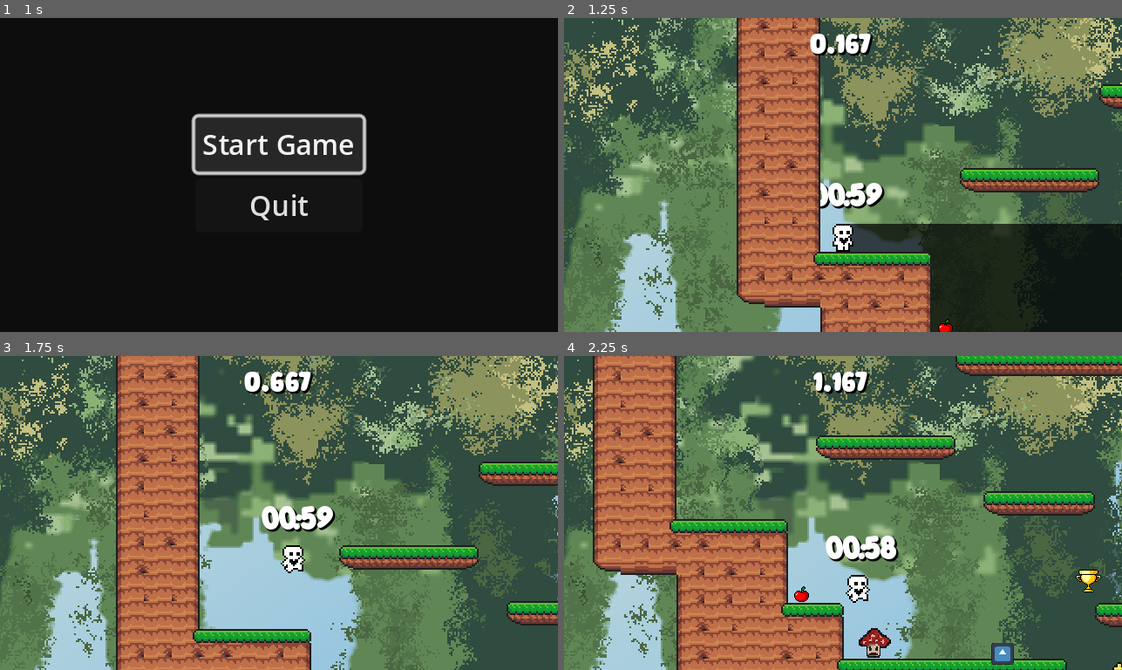
Above: before the commit, frames 1-4 (two rows, left to right).
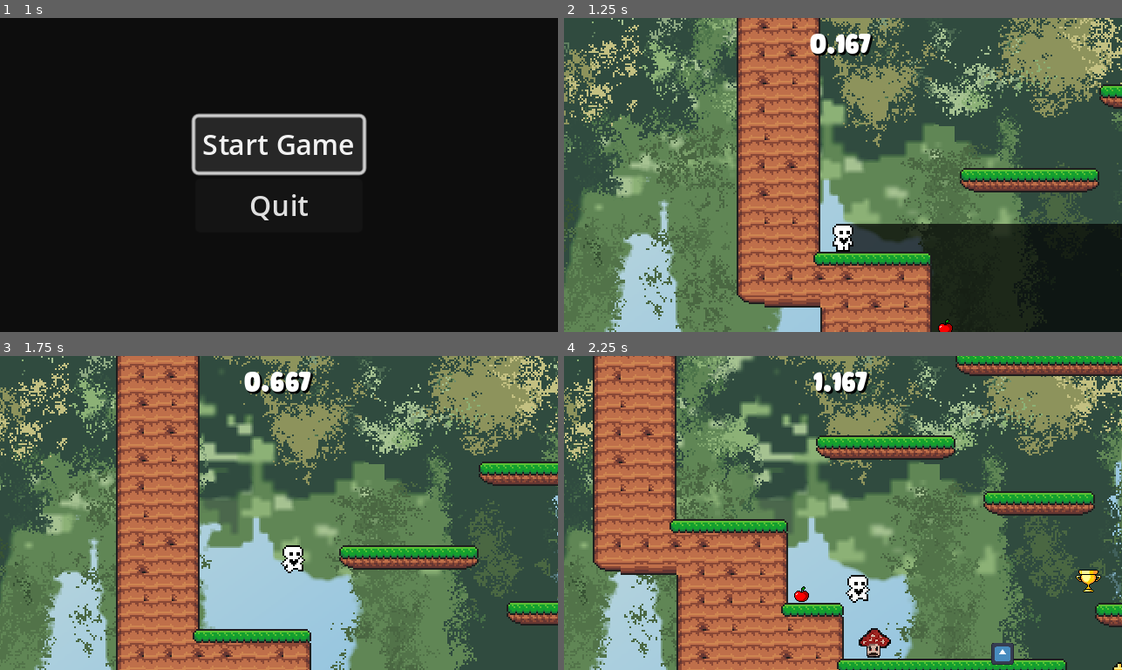
Above: after the commit, the same moments.

Repository: alwong18/AnimalExplorer
Game: Godot game, scene res://Scenes/start_menu.tscn
Same seed, same stepped clock (60 frames per second), same inputs: the game is played once before the commit and once after it. The engine's default icon, where the game draws it, is replaced by a stand-in: a white triangle on a blue panel in a dark square.
Inputs:
- Up to frame 1 (1 s): click "Start Game" at 0.5 s
- Up to frame 2 (1.25 s): no input
- Up to frame 3 (1.75 s): hold Right (move_right) from 1.28 s (still down); tap Up (move_up) at 1.52 s
- Up to frame 4 (2.25 s): keep holding Right (move_right)

Frame 1 is identical in both runs. In frame 2, 0.8% of the frame differs, in the area x 45-58%, y 52-61%; in frame 3, 0.9%; in frame 4, 0.9%, in the area x 46-60%, y 57-66%.

Commit message:
imma work on lvl completed screen first

Diff:
--- a/Scenes/World.gd
+++ b/Scenes/World.gd
@@ -3,11 +3,15 @@
 var level_time = 0.0
 var start_level_msc = 0.0
 @onready var level_time_label = $CanvasLayer/LevelTimeLabel
+@onready var start_in = $CanvasLayer/StartIn
+@onready var start_in_label = %StartInLabel
+@onready var animation_player = $AnimationPlayer
 
 # Called when the node enters the scene tree for the first time.
 func _ready():
+	#get_tree().paused = true
 	start_level_msc = Time.get_ticks_msec()
-
+	#Events.level_completed.connect(show_level_completed)
 
 
 # Called every frame. 'delta' is the elapsed time since the previous frame.
--- a/Scenes/World.tscn
+++ b/Scenes/World.tscn
@@ -1,12 +1,93 @@
-[gd_scene load_steps=5 format=3 uid="uid://k5rl6ostil4q"]
+[gd_scene load_steps=9 format=3 uid="uid://k5rl6ostil4q"]
 
 [ext_resource type="PackedScene" uid="uid://b5doxaq34uvii" path="res://Scenes/player.tscn" id="1_e5v70"]
 [ext_resource type="Script" path="res://Scenes/World.gd" id="1_tv3gm"]
+[ext_resource type="FontFile" uid="uid://ca30al1di8cyx" path="res://Magic Sound.ttf" id="3_5pd06"]
 [ext_resource type="FontFile" uid="uid://bpawmfvndvdvu" path="res://Super Foods.ttf" id="3_iv0rb"]
 
 [sub_resource type="LabelSettings" id="LabelSettings_8mmjr"]
 font = ExtResource("3_iv0rb")
 shadow_color = Color(0, 0, 0, 1)
+
+[sub_resource type="Animation" id="Animation_t7s1l"]
+length = 0.001
+tracks/0/type = "value"
+tracks/0/imported = false
+tracks/0/enabled = true
+tracks/0/path = NodePath("CanvasLayer/StartIn/CenterContainer/StartInLabel:text")
+tracks/0/interp = 1
+tracks/0/loop_wrap = true
+tracks/0/keys = {
+"times": PackedFloat32Array(0),
+"transitions": PackedFloat32Array(1),
+"update": 1,
+"values": ["start in : 3
+
+"]
+}
+tracks/1/type = "value"
+tracks/1/imported = false
+tracks/1/enabled = true
+tracks/1/path = NodePath("CanvasLayer/StartIn:visible")
+tracks/1/interp = 1
+tracks/1/loop_wrap = true
+tracks/1/keys = {
+"times": PackedFloat32Array(0),
+"transitions": PackedFloat32Array(1),
+"update": 1,
+"values": [false]
+}
+tracks/2/type = "method"
+tracks/2/imported = false
+tracks/2/enabled = true
+tracks/2/path = NodePath("AnimationPlayer")
+tracks/2/interp = 1
+tracks/2/loop_wrap = true
+tracks/2/keys = {
+"times": PackedFloat32Array(),
+"transitions": PackedFloat32Array(),
+"values": []
+}
+
+[sub_resource type="Animation" id="Animation_a0vqp"]
+resource_name = "countdown"
+length = 3.2
+tracks/0/type = "value"
+tracks/0/imported = false
+tracks/0/enabled = true
+tracks/0/path = NodePath("CanvasLayer/StartIn/CenterContainer/StartInLabel:text")
+tracks/0/interp = 1
+tracks/0/loop_wrap = true
+tracks/0/keys = {
+"times": PackedFloat32Array(0.2, 1.2, 2.2),
+"transitions": PackedFloat32Array(1, 1, 1),
+"update": 1,
+"values": ["start in : 3
+
+", "start in : 2
+
+", "start in : 1
+
+"]
+}
+tracks/1/type = "value"
+tracks/1/imported = false
+tracks/1/enabled = true
+tracks/1/path = NodePath("CanvasLayer/StartIn:visible")
+tracks/1/interp = 1
+tracks/1/loop_wrap = true
+tracks/1/keys = {
+"times": PackedFloat32Array(3.2),
+"transitions": PackedFloat32Array(1),
+"update": 1,
+"values": [false]
+}
+
+[sub_resource type="AnimationLibrary" id="AnimationLibrary_u42lh"]
+_data = {
+"RESET": SubResource("Animation_t7s1l"),
+"countdown": SubResource("Animation_a0vqp")
+}
 
 [node name="World" type="Node"]
 script = ExtResource("1_tv3gm")
@@ -22,3 +103,36 @@
 label_settings = SubResource("LabelSettings_8mmjr")
 horizontal_alignment = 1
 vertical_alignment = 1
+
+[node name="StartIn" type="ColorRect" parent="CanvasLayer"]
+unique_name_in_owner = true
+visible = false
+anchors_preset = 15
+anchor_right = 1.0
+anchor_bottom = 1.0
+grow_horizontal = 2
+grow_vertical = 2
+color = Color(0.937255, 0.964706, 0.984314, 0.239216)
+
+[node name="CenterContainer" type="CenterContainer" parent="CanvasLayer/StartIn"]
+layout_mode = 1
+anchors_preset = 15
+anchor_right = 1.0
+anchor_bottom = 1.0
+grow_horizontal = 2
+grow_vertical = 2
+
+[node name="StartInLabel" type="Label" parent="CanvasLayer/StartIn/CenterContainer"]
+unique_name_in_owner = true
+layout_mode = 2
+theme_override_colors/font_shadow_color = Color(1, 0.721569, 0.92549, 1)
+theme_override_fonts/font = ExtResource("3_5pd06")
+text = "start in : 3
+
+"
+
+[node name="AnimationPlayer" type="AnimationPlayer" parent="."]
+libraries = {
+"": SubResource("AnimationLibrary_u42lh")
+}
+autoplay = "countdown"
--- a/Scenes/player.tscn
+++ b/Scenes/player.tscn
@@ -1,10 +1,8 @@
-[gd_scene load_steps=16 format=3 uid="uid://b5doxaq34uvii"]
+[gd_scene load_steps=14 format=3 uid="uid://b5doxaq34uvii"]
 
 [ext_resource type="Script" path="res://Scripts/player.gd" id="1_u82nx"]
 [ext_resource type="Resource" uid="uid://cd1foekh3anh6" path="res://DefaultMovementData.tres" id="2_51fm6"]
 [ext_resource type="Texture2D" uid="uid://cd2oa1cqn30xj" path="res://player.png" id="2_d22rd"]
-[ext_resource type="FontFile" uid="uid://c5vkum18rnjio" path="res://porkys/PORKH___.TTF" id="3_el0nx"]
-[ext_resource type="Script" path="res://Timer.gd" id="3_q6wyx"]
 
 [sub_resource type="AtlasTexture" id="AtlasTexture_7s3r1"]
 atlas = ExtResource("2_d22rd")
@@ -107,26 +105,6 @@
 [node name="CoyoteJumpTimer" type="Timer" parent="."]
 wait_time = 0.15
 
-[node name="Timer" type="Control" parent="."]
-layout_mode = 3
-anchors_preset = 0
-script = ExtResource("3_q6wyx")
-
-[node name="Timer" type="Timer" parent="Timer"]
-wait_time = 60.0
-
-[node name="Label" type="Label" parent="Timer"]
-layout_mode = 0
-offset_left = -18.0
-offset_top = -34.0
-offset_right = 22.0
-offset_bottom = -11.0
-theme_override_colors/font_shadow_color = Color(0, 0, 0, 1)
-theme_override_colors/font_outline_color = Color(0, 0, 0, 1)
-theme_override_fonts/font = ExtResource("3_el0nx")
-horizontal_alignment = 1
-metadata/_edit_use_anchors_ = true
-
 [node name="CanvasLayer" type="CanvasLayer" parent="."]
 
 [node name="LevelTimeLabel" type="Label" parent="CanvasLayer"]
--- a/project.godot
+++ b/project.godot
@@ -13,6 +13,7 @@
 config/name="AnimalExplorer"
 run/main_scene="res://Scenes/start_menu.tscn"
 config/features=PackedStringArray("4.2", "Forward Plus")
+run/max_fps=60
 config/icon="res://icon.svg"
 
 [autoload]
